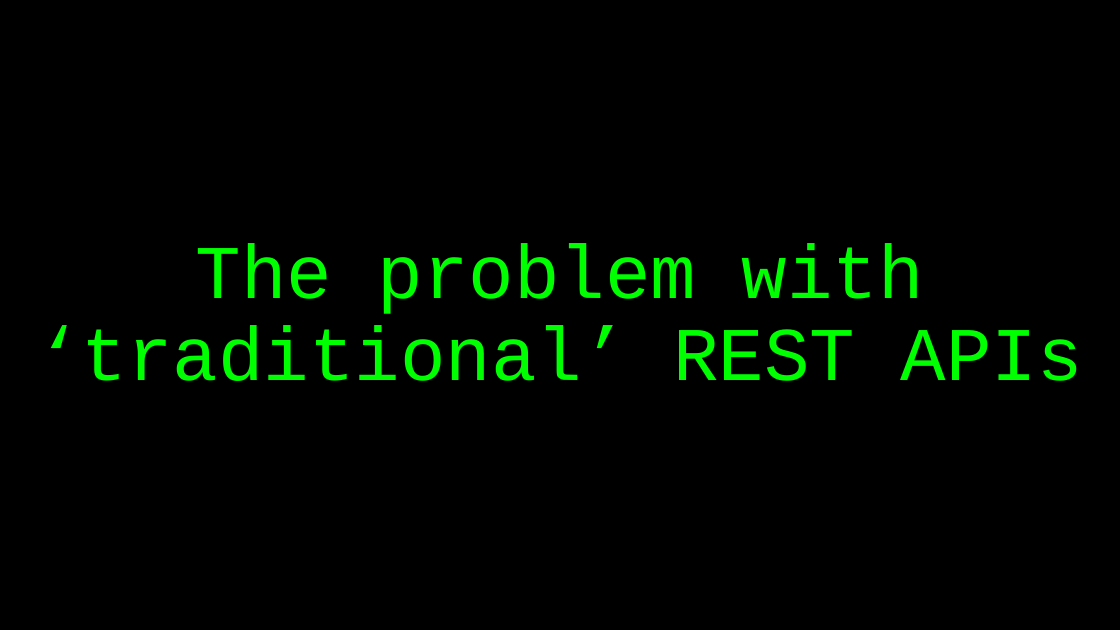
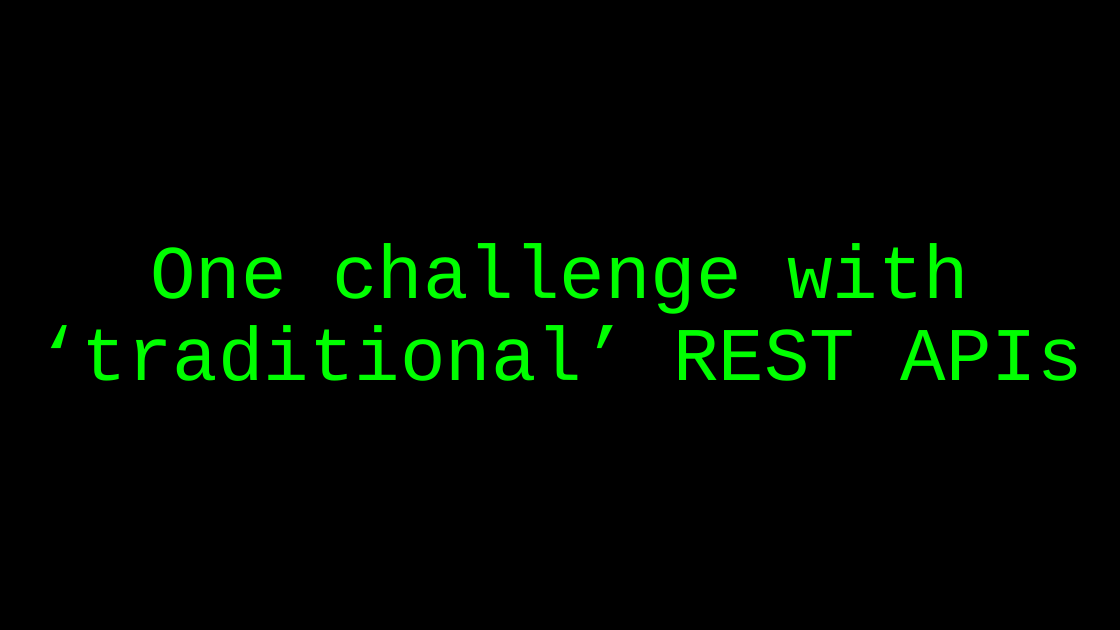
Before and after one commit to basdijkstra/rest-assured-workshop, a slide deck: slide 70 of RestAssuredWorkshop.pptx. Drawn at 1120x630 pixels with LibreOffice and Linux fonts; fonts in the diff are those of the drawing. Boxes give left, top, right and bottom in pixels: in the first picture for what was removed or moved away, otherwise in the second. Text is boxed around its words. In the diff, an @@ line names an element or a change of style, - is before the commit and + after.

```diff
--- a/RestAssuredWorkshop.pptx
+++ b/RestAssuredWorkshop.pptx
@@ title at [36, 244, 1083, 381]: text changed @@
-The problem with ‘traditional’ REST APIs
+One challenge with ‘traditional’ REST APIs
```
Also in this commit, not shown: 6 other slides changed, 12 other files.
